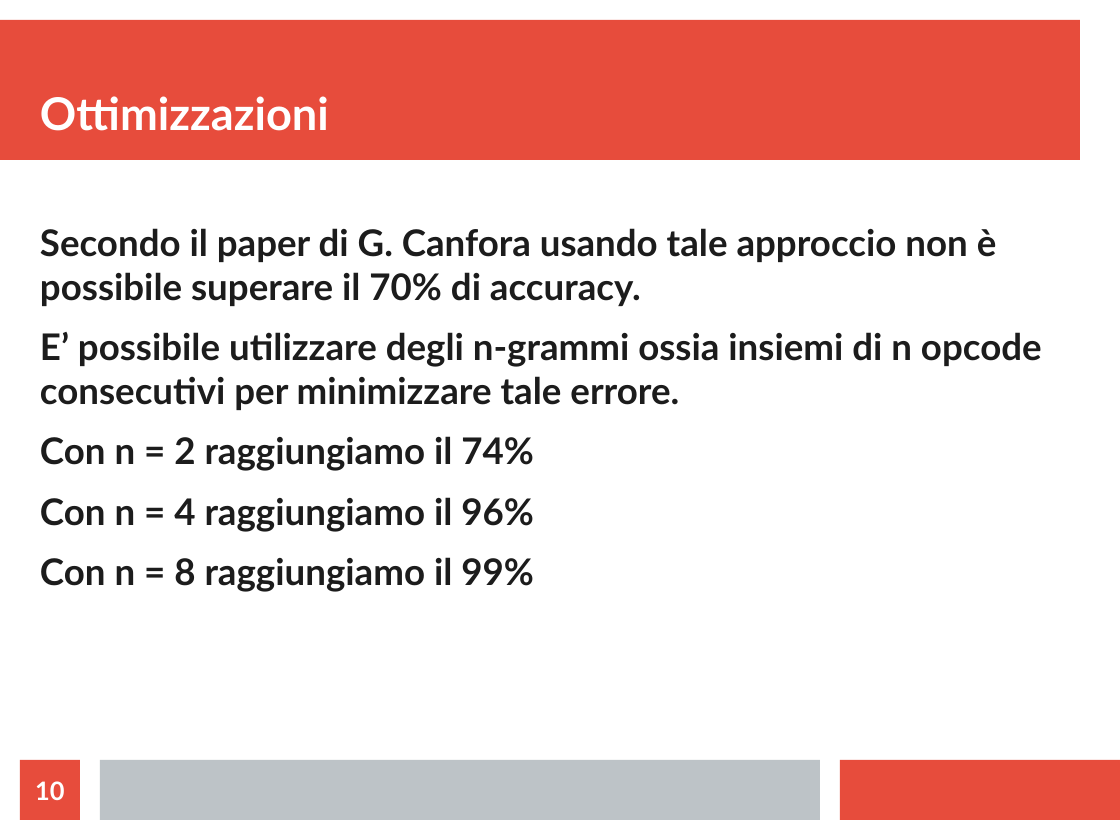
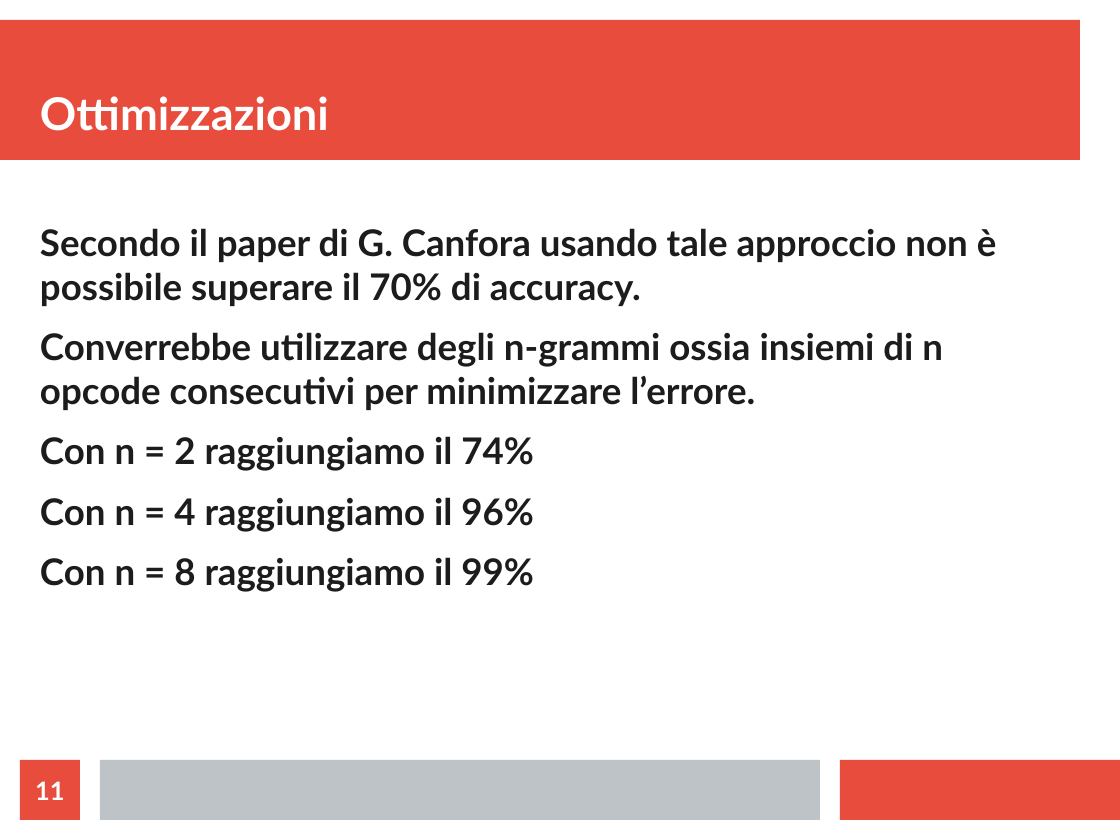
Before and after one commit to elManto/DataMiningForAndroid, a slide deck: slide 11 of DataMining.odp (slide 10 before the commit). Drawn at 1120x840 pixels with LibreOffice and Linux fonts; fonts in the diff are those of the drawing. Boxes give left, top, right and bottom in pixels: in the first picture for what was removed or moved away, otherwise in the second. Text is boxed around its words. In the diff, an @@ line names an element or a change of style, - is before the commit and + after.

```diff
--- a/DataMining.odp
+++ b/DataMining.odp
@@ text at [40,332,943,410]: text changed @@
-E’ possibile utilizzare degli n-grammi ossia insiemi di n opcode consecutivi per minimizzare tale errore.
+Converrebbe utilizzare degli n-grammi ossia insiemi di n opcode consecutivi per minimizzare l’errore.
@@ page number at [35,781,64,800]: text changed @@
-10
+11
```
Also in this commit, not shown: 4 other slides changed, 1 slide added, 1 other file.
